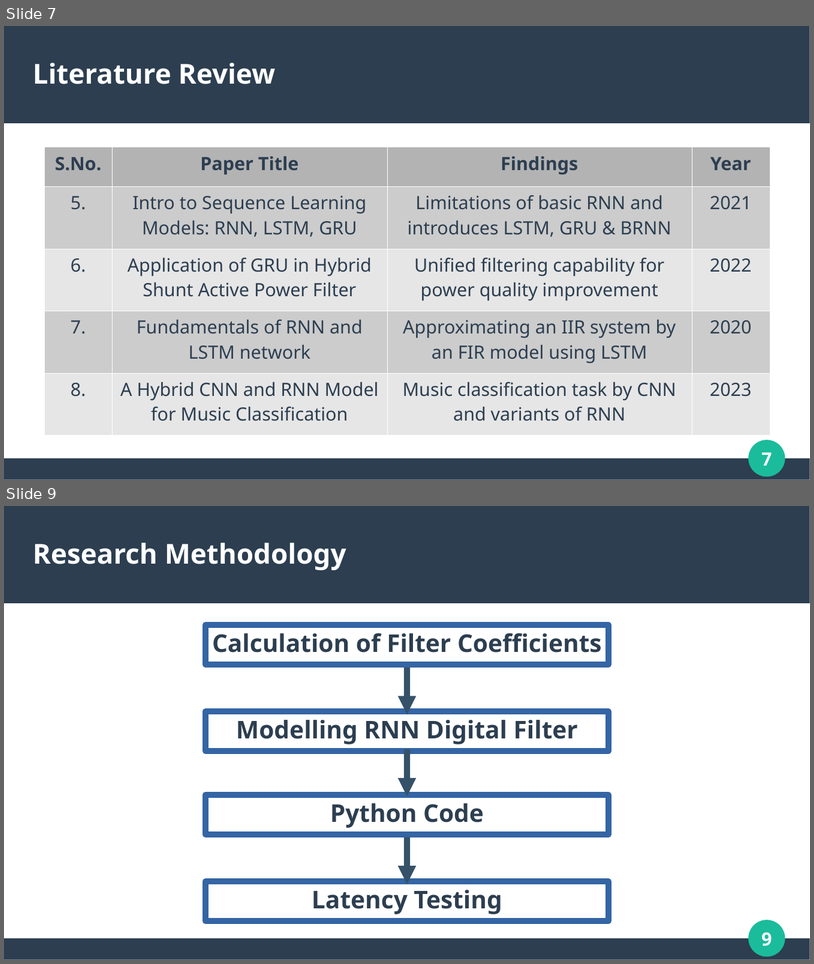
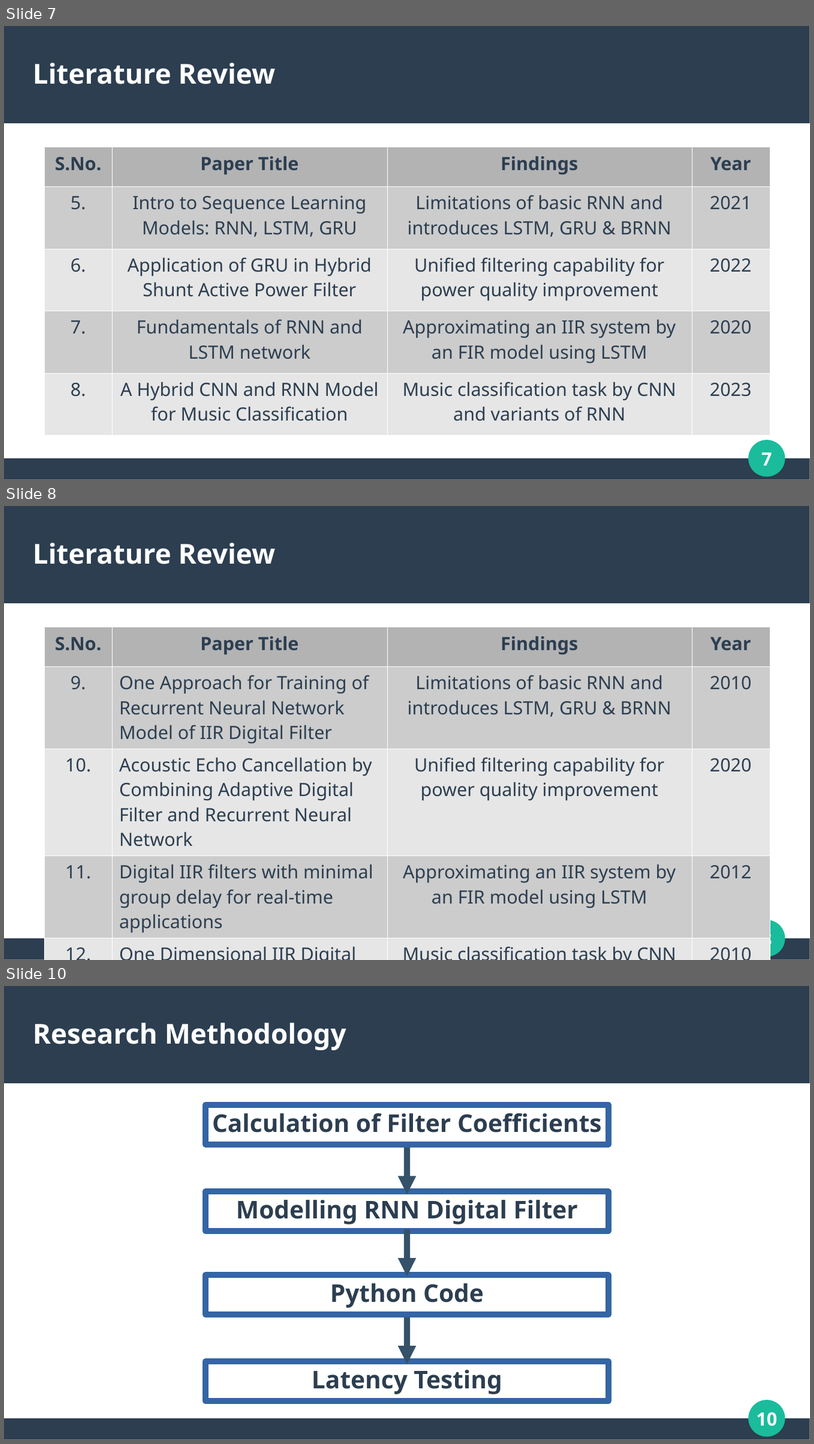
Before and after one commit to mohitlabs/Research, a slide deck: A Low Latency Digital Filter using Recurrent Neural Network/PPT/Presentation.pptx. Shown one above the other, each under a label of ours: slides 7 and 9 before the commit, slides 7, 8 and 10 after it; the slides between them are not shown. The pictures are 814x964 and 814x1444 pixels, drawn with LibreOffice and Linux fonts; fonts in the diff are those of the drawing. Boxes give left, top, right and bottom in pixels: in the first picture for what was removed or moved away, otherwise in the second. Text is boxed around its words. In the diff, an @@ line names an element or a change of style, - is before the commit and + after.

```diff
--- a/A Low Latency Digital Filter using Recurrent Neural Network/PPT/Presentation.pptx
+++ b/A Low Latency Digital Filter using Recurrent Neural Network/PPT/Presentation.pptx
@@ slide 8 added at box(4, 506, 810, 960), background #FFFFFF; not listed: 4 template elements that a slide beside it also shows @@
@@ title added at box(33, 543, 276, 564), 27 pt, text #FFFFFF, bold @@
+Literature Review
@@ table added at box(44, 627, 771, 935), 5 rows, 4 columns @@
+S.No. | Paper Title | Findings | Year
+9. | One Approach for Training of Recurrent Neural Network Model of IIR Digital Filter | Limitations of basic RNN and introduces LSTM, GRU & BRNN | 2010
+10. | Acoustic Echo Cancellation by Combining Adaptive Digital Filter and Recurrent Neural Network | Unified filtering capability for power quality improvement | 2020
+11. | Digital IIR filters with minimal group delay for real-time applications | Approximating an IIR system by an FIR model using LSTM | 2012
+12. | One Dimensional IIR Digital Filter Modeling Based on Recur rent Neural Network | Music classification task by CNN and variants of RNN | 2010
@@ what was slide 9 is now slide 10 @@
@@ page number at box(756, 1412, 777, 1426): text changed @@
-9
+10
```
Also in this commit, not shown: 1 slide changed, 1 other slide added, 13 other files.
